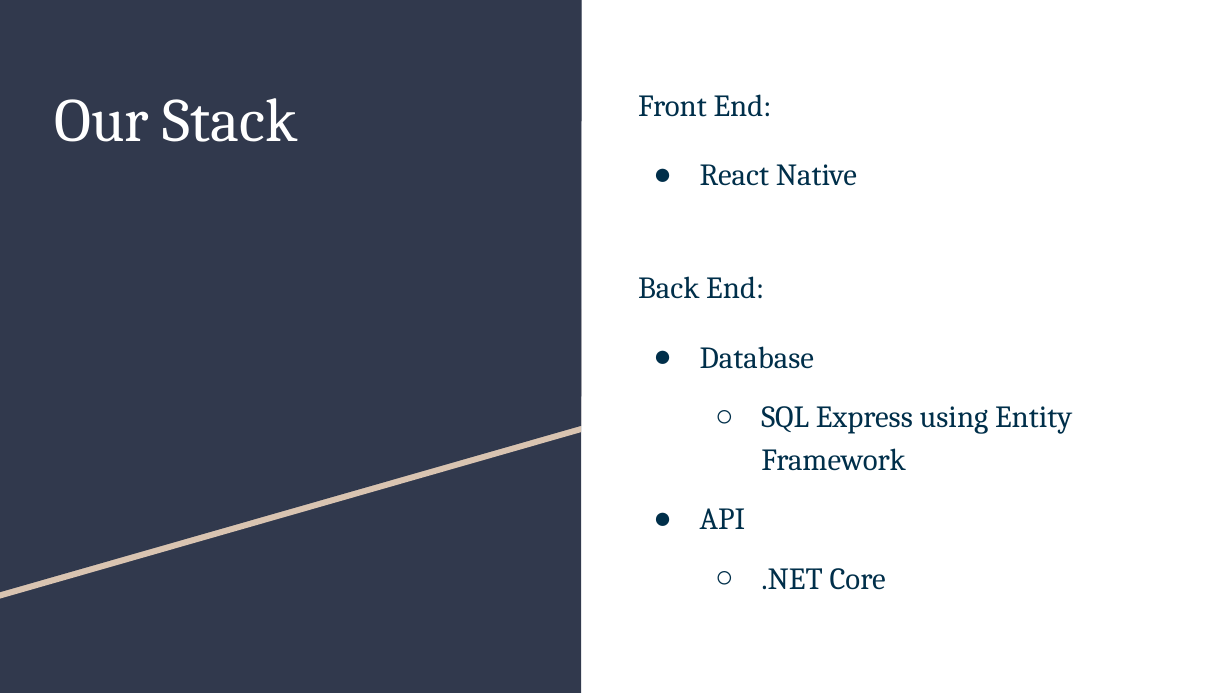
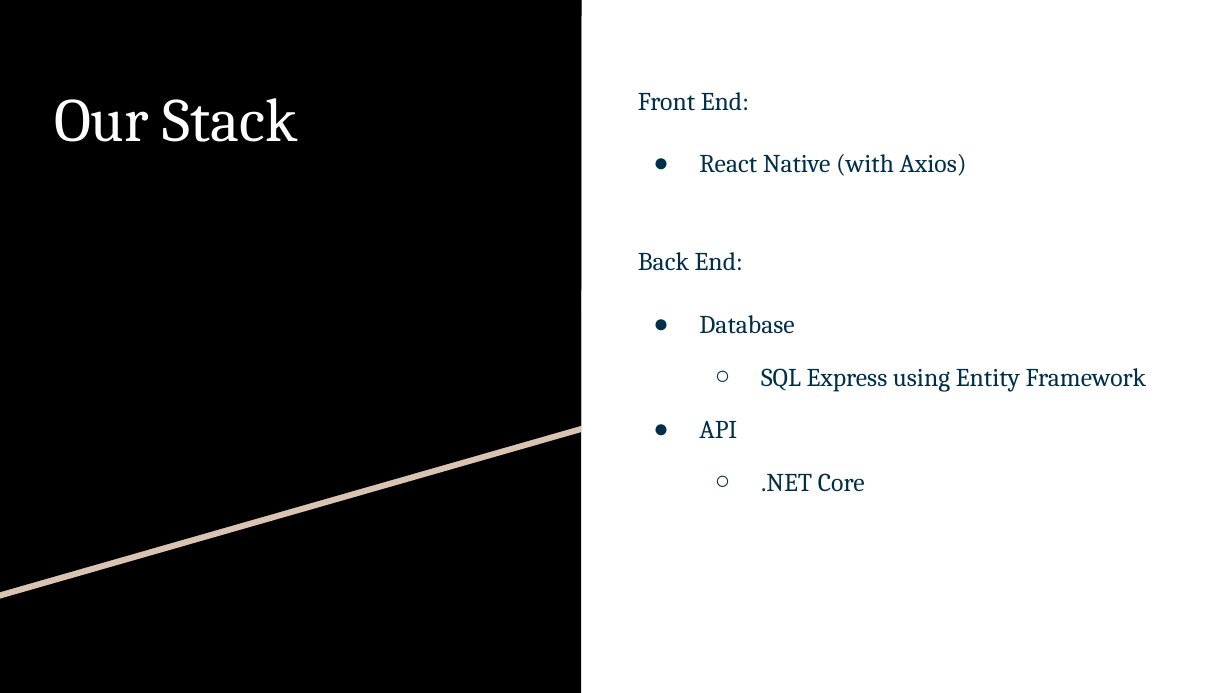
Before and after one commit to BlaineInsane/CMPS285-FALL2019, a slide deck: slide 5 of Documentation/Degree Progress Tracker Presentation.pptx. Drawn at 1232x693 pixels with LibreOffice and Linux fonts; fonts in the diff are those of the drawing. Boxes give left, top, right and bottom in pixels: in the first picture for what was removed or moved away, otherwise in the second. Text is boxed around its words. In the diff, an @@ line names an element or a change of style, - is before the commit and + after.

```diff
--- a/Documentation/Degree Progress Tracker Presentation.pptx
+++ b/Documentation/Degree Progress Tracker Presentation.pptx
@@ rectangle at <box>0,0,582,692</box>: fill #31394D to #000000 @@
@@ freeform shape at <box>0,0,582,593</box>: fill #31394D to #000000 @@
@@ text at <box>638,92,1146,492</box>: size 18 to 15 pt in "Front End:", "Back End:", "Database", "SQL Express using Entity Framework" and 2 more places; indent changed @@
@@ text at <box>699,154,967,176</box>: text changed; size 18 to 15 pt @@
-● React Native
+● React Native (with Axios)
```
Also in this commit, not shown: 6 other slides changed, 9 other files.
